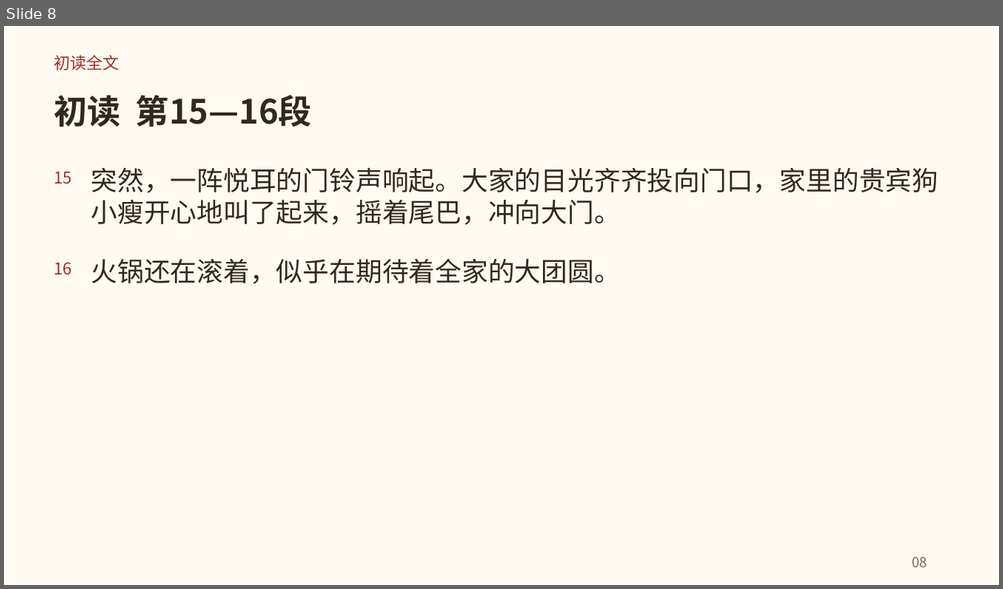
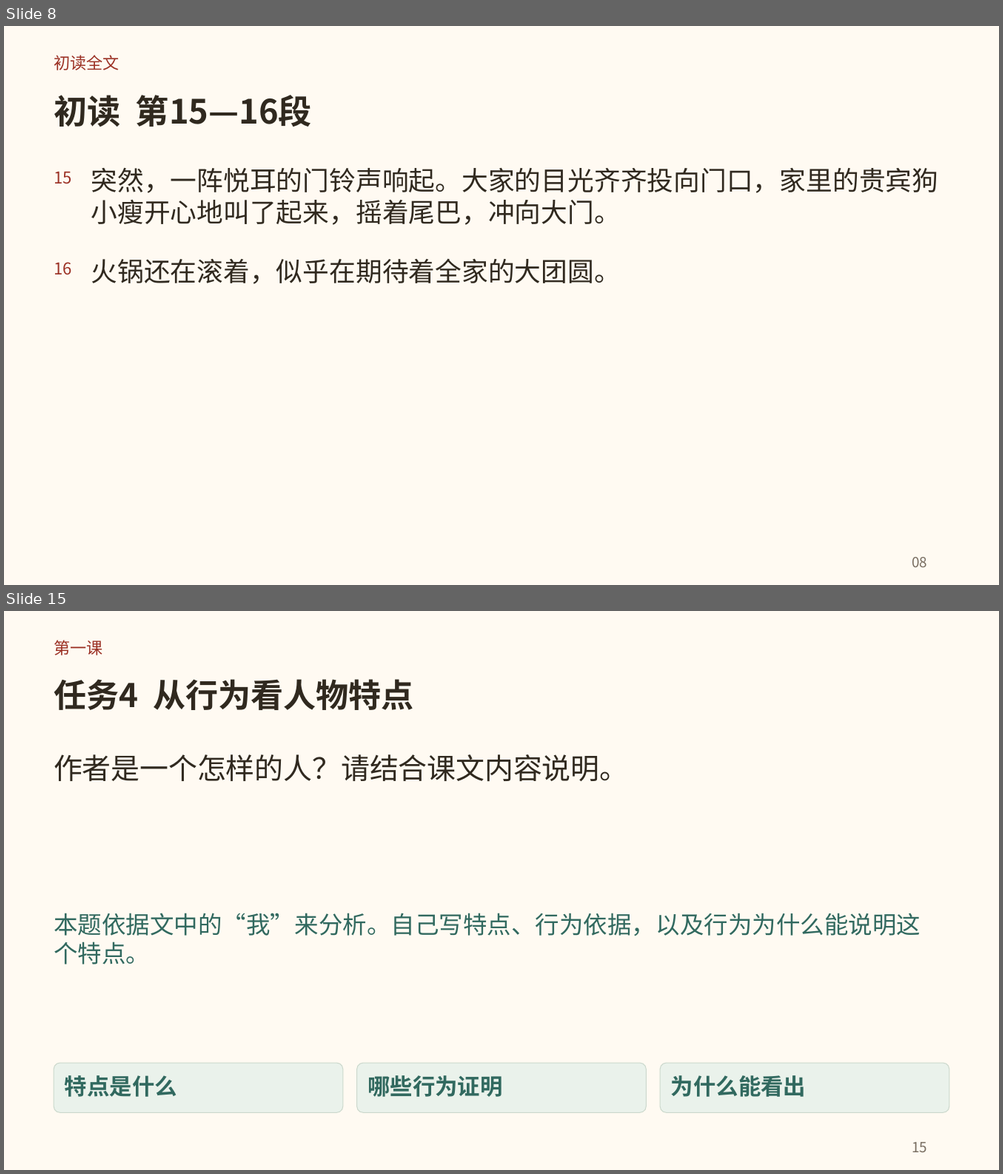
Before and after one commit to lf9675/huawentong-home, a slide deck: du/textbook/1hcl/unit2/tuanyuanfan/downloads/tuanyuanfan-teaching.pptx. Shown one above the other, each under a label of ours: slide 8 before the commit, slides 8 and 15 after it; the slides between them are not shown. The pictures are 1003x589 and 1003x1174 pixels, drawn with LibreOffice and Linux fonts; fonts in the diff are those of the drawing. Boxes give left, top, right and bottom in pixels: in the first picture for what was removed or moved away, otherwise in the second. Text is boxed around its words. In the diff, an @@ line names an element or a change of style, - is before the commit and + after.

```diff
--- a/du/textbook/1hcl/unit2/tuanyuanfan/downloads/tuanyuanfan-teaching.pptx
+++ b/du/textbook/1hcl/unit2/tuanyuanfan/downloads/tuanyuanfan-teaching.pptx
@@ slide 15 added at bbox=[4, 611, 999, 1170], background #FFFAF2 @@
@@ text added at bbox=[54, 640, 102, 655], 15.8 pt, text #9B3024 @@
+第一课
@@ text added at bbox=[54, 679, 413, 710], 31.5 pt, text #30291F, bold @@
+任务4 从行为看人物特点
@@ text added at bbox=[54, 755, 628, 782], 27.8 pt, text #30291F @@
+作者是一个怎样的人？请结合课文内容说明。
@@ text added at bbox=[54, 913, 920, 965], 23.2 pt, text #31695F @@
+本题依据文中的“我”来分析。自己写特点、行为依据，以及行为为什么能说明这
+个特点。
@@ rounded rectangle added at bbox=[54, 1063, 344, 1113], fill #EAF2EB, outline #CBD8CC 0.75 pt @@
@@ text added at bbox=[65, 1076, 177, 1097], 21.8 pt, text #31695F, bold @@
+特点是什么
@@ rounded rectangle added at bbox=[357, 1063, 646, 1113], fill #EAF2EB, outline #CBD8CC 0.75 pt @@
@@ text added at bbox=[367, 1076, 502, 1097], 21.8 pt, text #31695F, bold @@
+哪些行为证明
@@ rounded rectangle added at bbox=[660, 1063, 949, 1113], fill #EAF2EB, outline #CBD8CC 0.75 pt @@
@@ text added at bbox=[671, 1076, 805, 1097], 21.8 pt, text #31695F, bold @@
+为什么能看出
@@ text added at bbox=[911, 1142, 927, 1153], 13.5 pt, text #776C60 @@
+15
```
Also in this commit, not shown: 1 slide changed, 19 other slides added, 24 slides removed, 42 other files.
